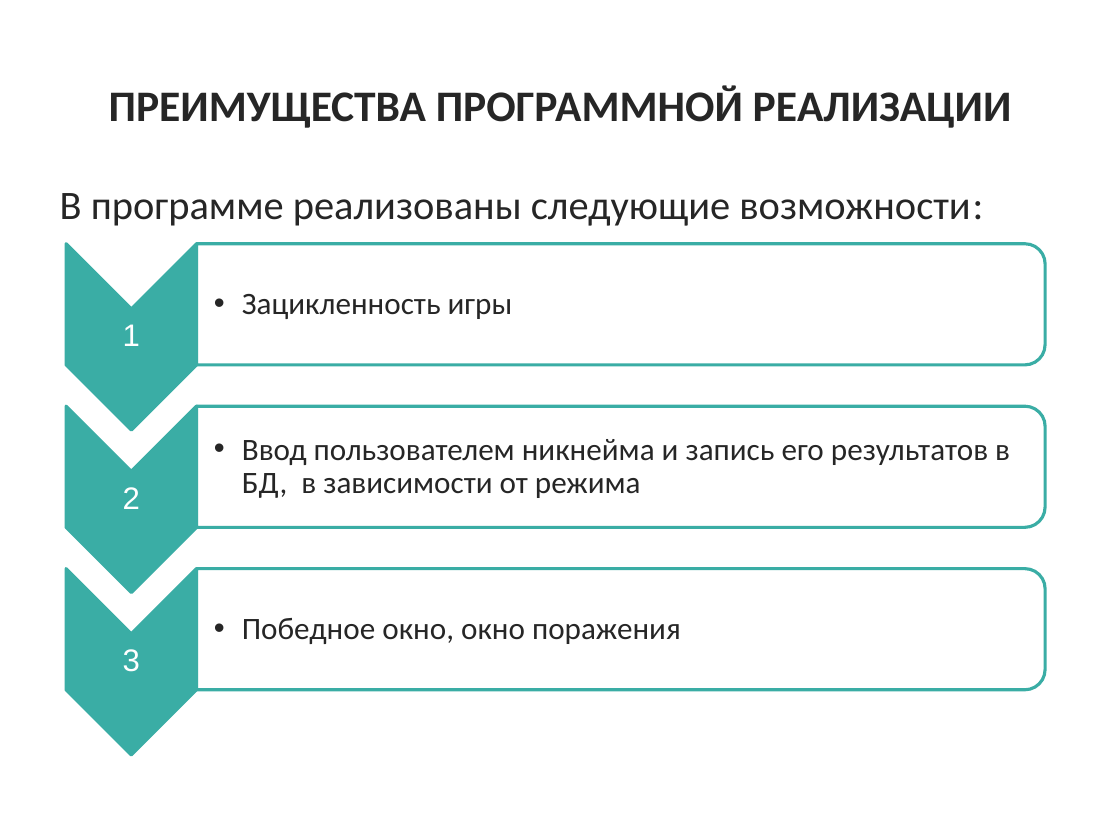
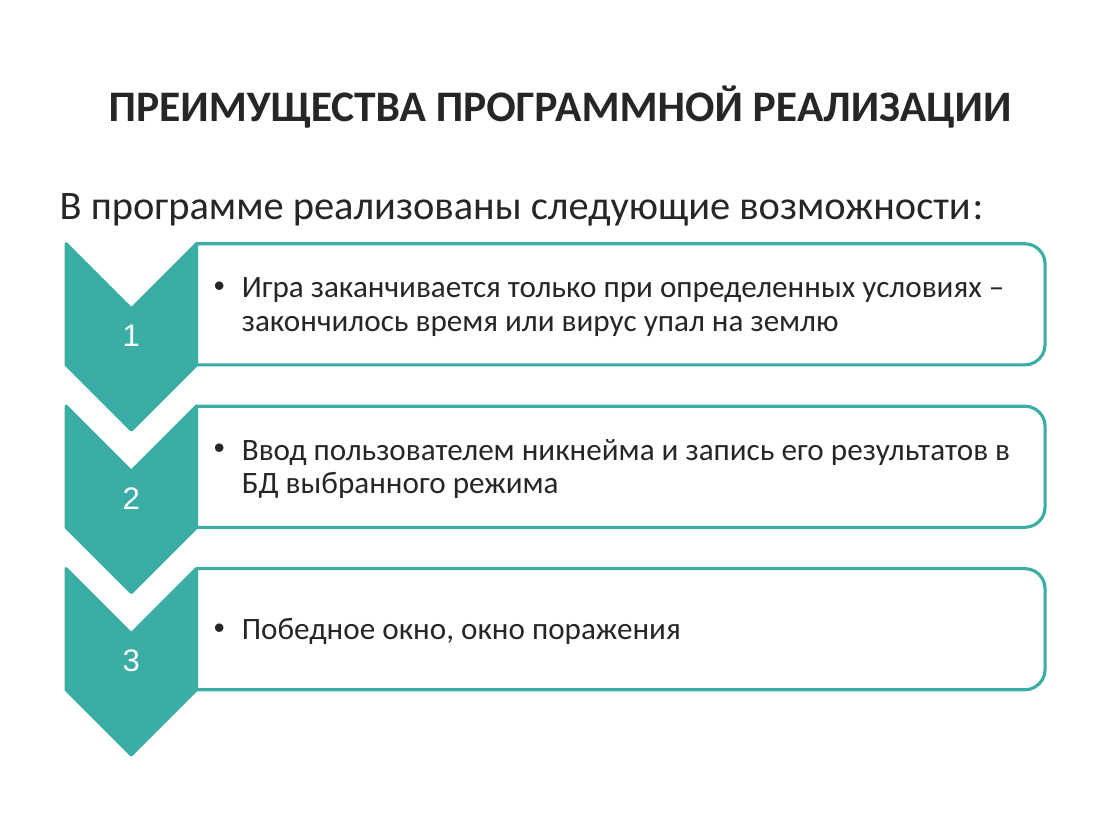
Before and after one commit to Artpukh/pygame-project, a slide deck: slide 10 of data/Презентация.pptx (slide 9 before the commit). Drawn at 1120x840 pixels with LibreOffice and Linux fonts; fonts in the diff are those of the drawing. Boxes give left, top, right and bottom in pixels: in the first picture for what was removed or moved away, otherwise in the second. Text is boxed around its words. In the diff, an @@ line names an element or a change of style, - is before the commit and + after.

```diff
--- a/data/Презентация.pptx
+++ b/data/Презентация.pptx
@@ text at [242, 277, 982, 336]: text changed @@
-  •• Зацикленность игры
+  •• Игра заканчивается только при определенных условиях – закончилось время или вирус упал на землю
@@ text at [242, 439, 1010, 498]: text changed @@
-  •• Ввод пользователем никнейма и запись его результатов в БД, в зависимости от режима
+  •• Ввод пользователем никнейма и запись его результатов в БД выбранного режима
```
Also in this commit, not shown: 3 slides added, 4 other files.
